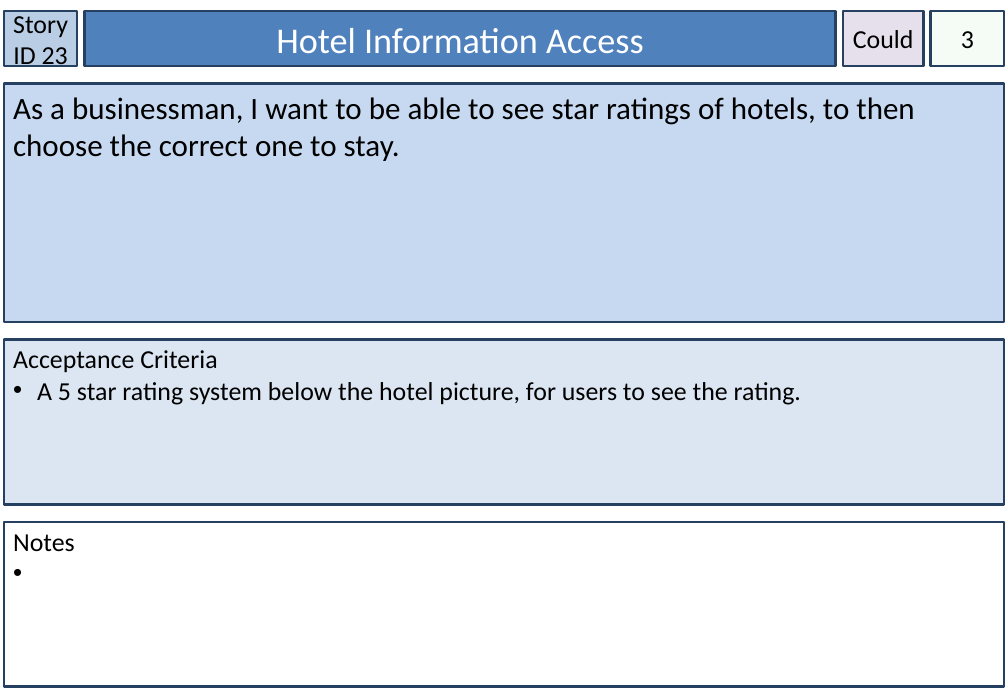
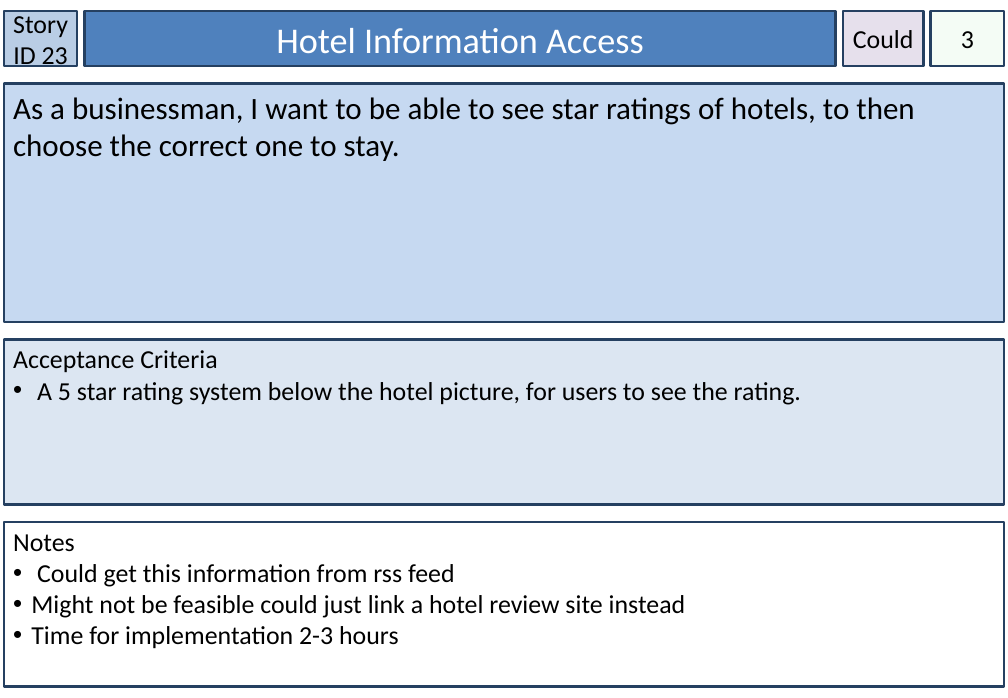
Before and after one commit to amckellar28/I-am-the-Scrub-Master, a slide deck: slide 24 of User Stories.pptx. Drawn at 1008x698 pixels with LibreOffice and Linux fonts; fonts in the diff are those of the drawing. Boxes give left, top, right and bottom in pixels: in the first picture for what was removed or moved away, otherwise in the second. Text is boxed around its words. In the diff, an @@ line names an element or a change of style, - is before the commit and + after.

```diff
--- a/User Stories.pptx
+++ b/User Stories.pptx
@@ text in rectangle at box(31, 564, 686, 649): paragraphs added @@
+• Could get this information from rss feed
+• Might not be feasible could just link a hotel review site instead
+• Time for implementation 2-3 hours
```
Also in this commit, not shown: 30 other slides changed, 3 slides added.
